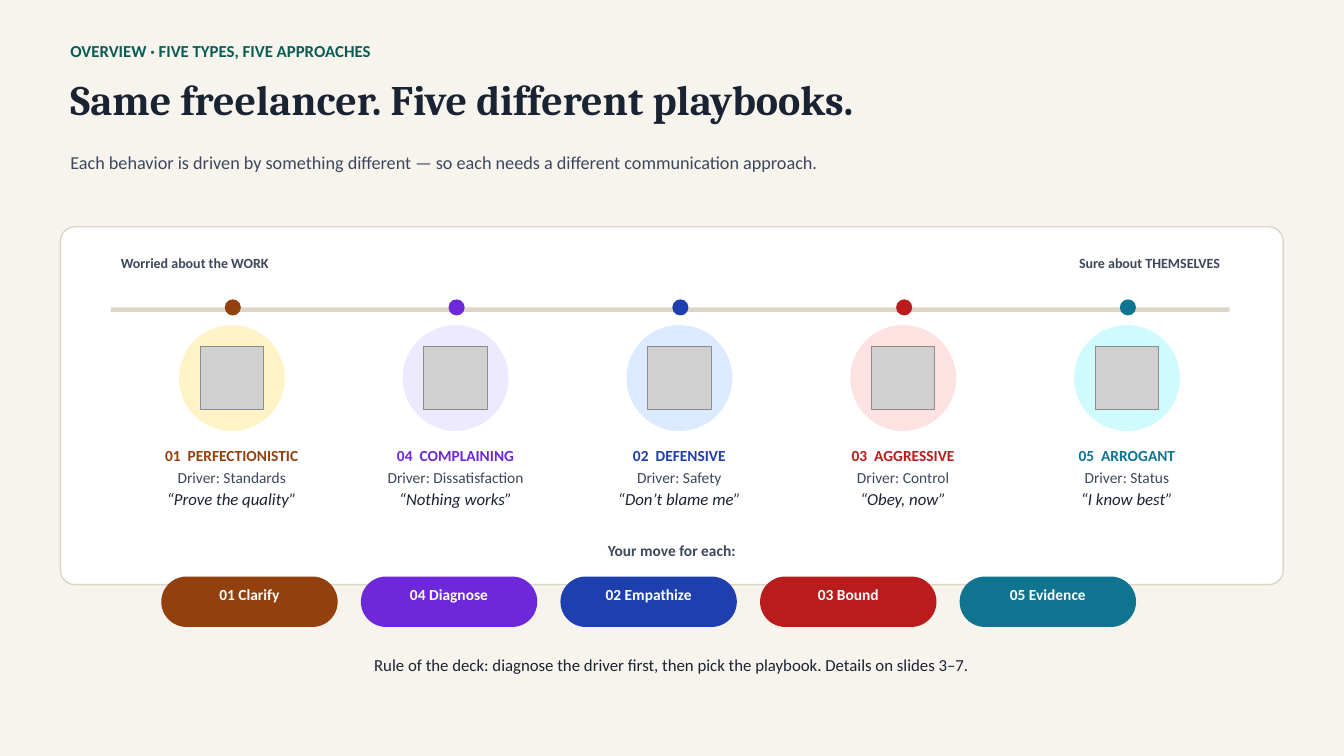
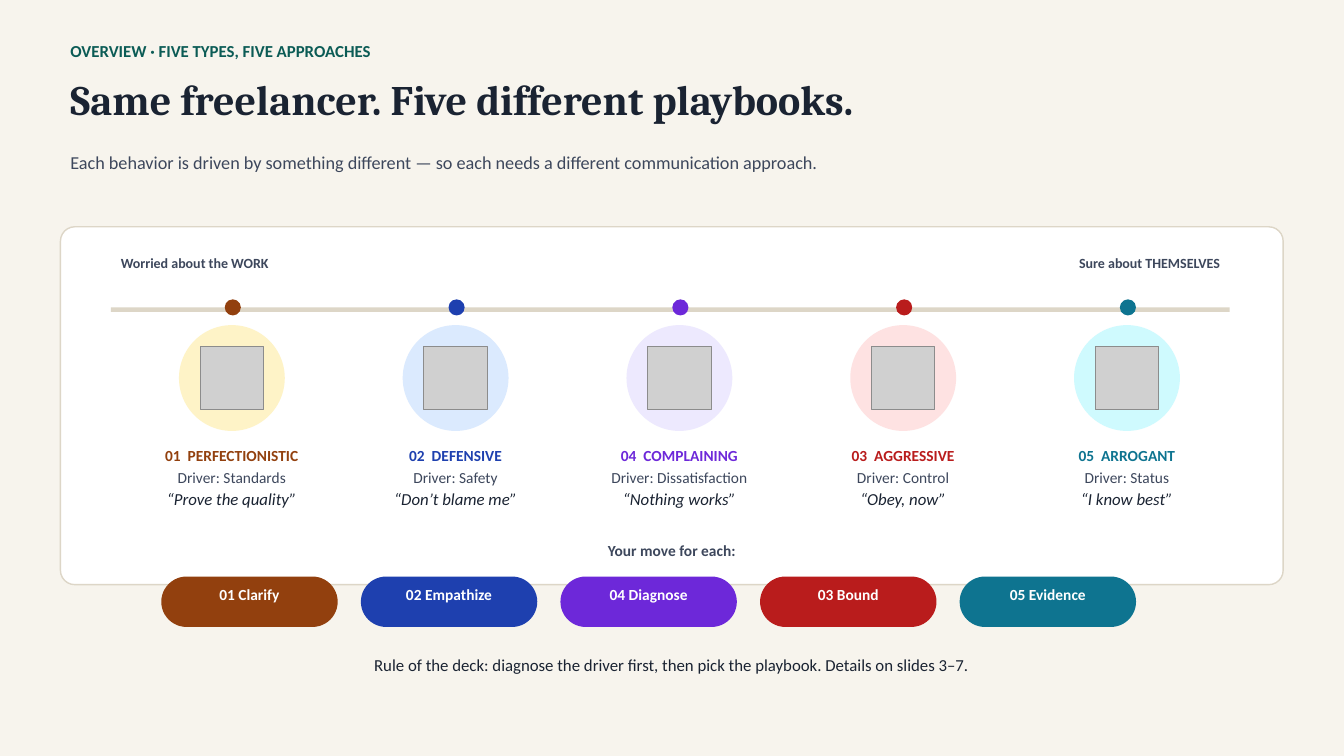
Before and after one commit to alaa-shehata6/test, a slide deck: slide 2 of Difficult_Clients_Behaviors_Final.pptx. Drawn at 1344x756 pixels with LibreOffice and Linux fonts; fonts in the diff are those of the drawing; grey boxes stand for pictures. Boxes give left, top, right and bottom in pixels: in the first picture for what was removed or moved away, otherwise in the second. Text is boxed around its words. In the diff, an @@ line names an element or a change of style, - is before the commit and + after.

```diff
--- a/Difficult_Clients_Behaviors_Final.pptx
+++ b/Difficult_Clients_Behaviors_Final.pptx
@@ 2 ellipses, 1 text: place and size @@
-2 ellipses, 1 text at (618, 299, 740, 505)
+2 ellipses, 1 text at (394, 299, 516, 505)
@@ 2 ellipses, 1 text: place and size @@
-2 ellipses, 1 text at (388, 299, 523, 508)
+2 ellipses, 1 text at (611, 299, 747, 508)
@@ text "02 Empathize": place and size @@
-text "02 Empathize" at (606, 589, 692, 603)
+text "02 Empathize" at (406, 589, 492, 603)
@@ rounded rectangle: place and size @@
-rounded rectangle at (561, 577, 737, 627)
+rounded rectangle at (361, 577, 537, 627)
@@ text "04 Diagnose": place and size @@
-text "04 Diagnose" at (410, 589, 488, 603)
+text "04 Diagnose" at (610, 589, 688, 603)
@@ rounded rectangle: place and size @@
-rounded rectangle at (361, 577, 537, 627)
+rounded rectangle at (561, 577, 737, 627)
```
